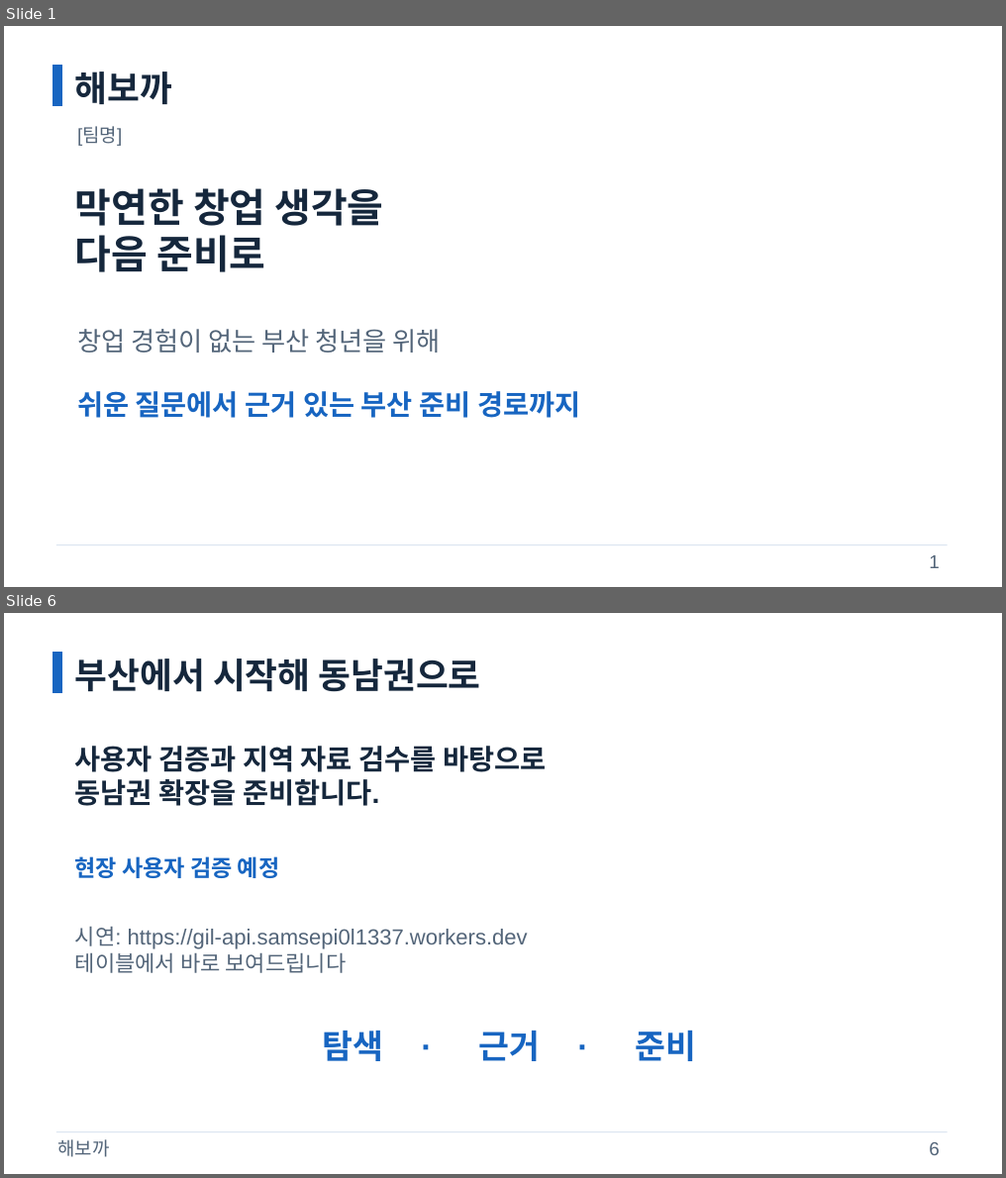
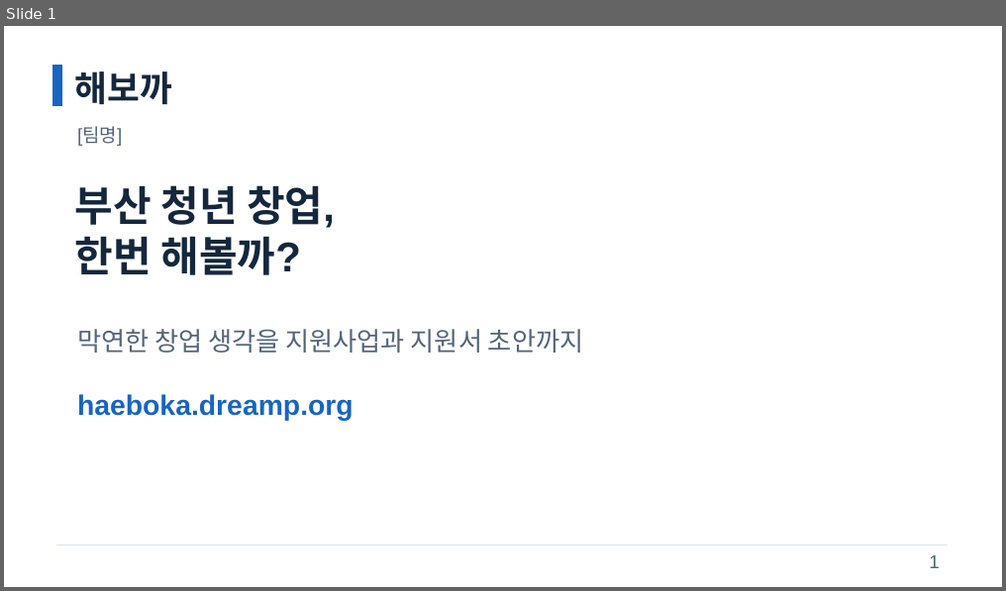
Before and after one commit to samsepi0l-1337/hackaton, a slide deck: docs/presentation/gil-pitch.pptx. Shown one above the other, each under a label of ours: slides 1 and 6 before the commit, slide 1 after it; the slides between them are not shown. The pictures are 1006x1178 and 1006x591 pixels, drawn with LibreOffice and Linux fonts; fonts in the diff are those of the drawing. Boxes give left, top, right and bottom in pixels: in the first picture for what was removed or moved away, otherwise in the second. Text is boxed around its words. In the diff, an @@ line names an element or a change of style, - is before the commit and + after.

```diff
--- a/docs/presentation/gil-pitch.pptx
+++ b/docs/presentation/gil-pitch.pptx
@@ slide 6 removed at (x1=4, y1=613, x2=1002, y2=1174), background #FFFFFF @@
@@ rectangle removed at (x1=53, y1=652, x2=62, y2=693) @@
@@ text removed at (x1=75, y1=659, x2=481, y2=692) @@
-부산에서 시작해 동남권으로
@@ text removed at (x1=75, y1=746, x2=546, y2=806) @@
-사용자 검증과 지역 자료 검수를 바탕으로
-동남권 확장을 준비합니다.
@@ text removed at (x1=75, y1=857, x2=279, y2=878) @@
-현장 사용자 검증 예정
@@ text removed at (x1=75, y1=927, x2=528, y2=973) @@
-시연: https://gil-api.samsepi0l1337.workers.dev
-테이블에서 바로 보여드립니다
@@ text removed at (x1=322, y1=1030, x2=696, y2=1061) @@
-탐색 · 근거 · 준비
@@ line removed from (56, 1133) to (947, 1133) @@
@@ text removed at (x1=57, y1=1140, x2=109, y2=1157) @@
-해보까
@@ text removed at (x1=929, y1=1143, x2=940, y2=1156) @@
-6
@@ slide 1 changed as well @@
@@ text at (x1=75, y1=185, x2=335, y2=275): text changed; size 38 to 40 pt @@
-막연한 창업 생각을
-다음 준비로
+부산 청년 창업,
+한번 해볼까?
@@ text at (x1=77, y1=329, x2=583, y2=353): text changed @@
-창업 경험이 없는 부산 청년을 위해
+막연한 창업 생각을 지원사업과 지원서 초안까지
@@ text at (x1=77, y1=394, x2=353, y2=420): text changed @@
-쉬운 질문에서 근거 있는 부산 준비 경로까지
+haeboka.dreamp.org
```
Also in this commit, not shown: 1 other slide changed, 5 slides added, 3 other slides removed, 4 other files.
